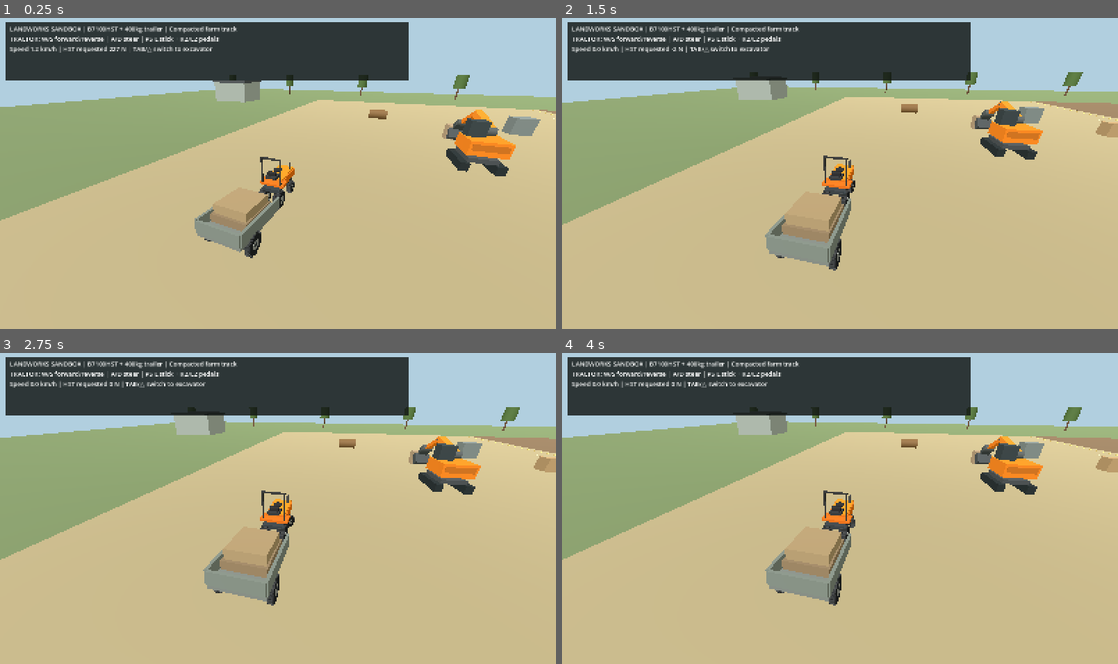
Above: before the commit, frames 1-4 (two rows, left to right).
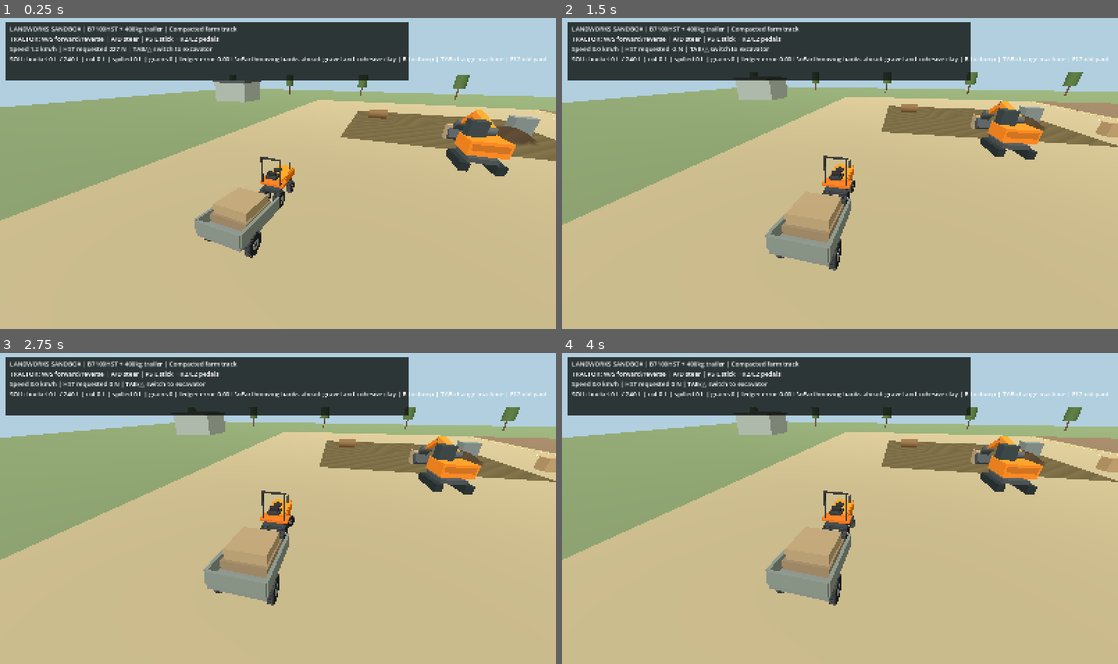
Above: after the commit, the same moments.

Repository: sn97ty8yn4-jpg/landworks
Game: Godot game, scene res://landworks/scenes/sandbox_world.tscn
The game is run twice, just before and just after one commit, with the same random seed, the same clock (stepped at 60 frames per second) and the same inputs.
Inputs (mouse positions are in pixels of both pictures, inside the frame that each line leads up to):
- Up to frame 1 (0.25 s): no input
- Up to frame 2 (1.5 s): tap Enter at 0.5 s; move the mouse to (962, 157) at 0.52 s; hold D 0.53-1.25 s; hold I 0.53-1.25 s; click (962, 157) at 0.67 s; tap Space at 0.77 s; drag from (728, 189) to (812, 235) at 1.27 s
- Up to frame 3 (2.75 s): move the mouse to (333, 440) at 2.02 s; hold D from 2.03 s (still down); hold O from 2.03 s (still down)
- Up to frame 4 (4 s): release D at 2.75 s; release O at 2.75 s; tap Space at 2.75, 3.77 s; drag from (812, 570) to (673, 461) at 2.77 s; tap Enter at 3.5 s; move the mouse to (1006, 555) at 3.52 s; hold A from 3.53 s (still down); hold P from 3.53 s (still down)

The runs differ from the first frame. In frame 1, 3.1% of the frame differs, in the area x 1-100%, y 12-51%; in frame 2, 2.7%; in frame 3, 2.7%; in frame 4, 2.7%.
Error before the commit: Parse Error: Cannot infer the type of "left" variable because the value doesn't have a set type. (res://landworks/scripts/earthworks.gd:323)

Commit message:
Fix typed soil-cell indices in conservative slope relaxation for Godot 4.6

Diff:
--- a/landworks/scripts/earthworks.gd
+++ b/landworks/scripts/earthworks.gd
@@ -320,8 +320,8 @@
         for i in range(1, N - 2):
             var source_id := _idx(i, j)
             for neighbor in [_idx(i + 1, j), _idx(i, j + 1)]:
-                var left := source_id if height_values[source_id] > height_values[neighbor] else neighbor
-                var right := neighbor if left == source_id else source_id
+                var left: int = source_id if height_values[source_id] > height_values[neighbor] else neighbor
+                var right: int = neighbor if left == source_id else source_id
                 var mat: Dictionary = SOIL_TYPES["clay" if material_ids[left] == 1 else "gravel"]
                 var max_slope := tan(deg_to_rad(float(mat["repose_deg"]))) * CELL
                 var excess := height_values[left] - height_values[right] - max_slope
